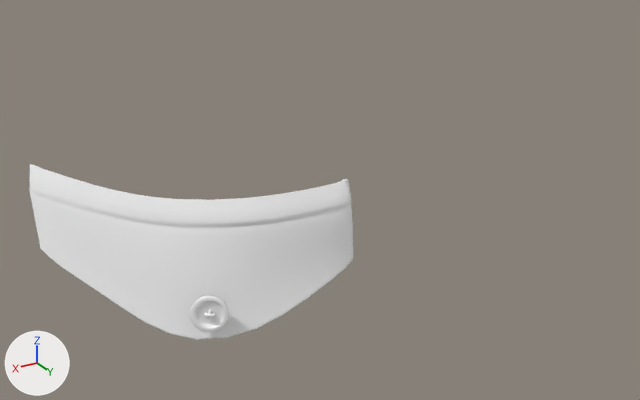
An edit to the glTF model public/models/pants/BackPockets/Flap.gltf, drawn before and after from the same camera.
Rendered twice from a 50 mm camera at (0.209, 0.393, 0.562) aimed at (0.031, 0.095, 0.413). The lights are fixed; the arrows at lower left show +X, +Y and +Z. The older version comes first. Where no turn or scale is listed for an object, it has been applied to the vertices. Vertices at exactly the same position are counted once.

The first picture shows 'S14.011'.
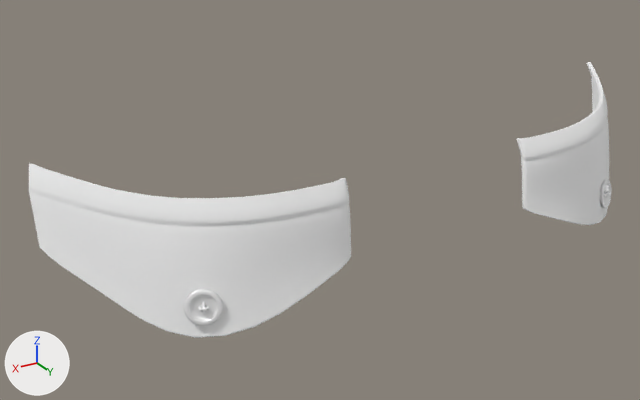
Pixel boxes [x1, y1, x2, y2] of what changed, in the pictures (640 x 400 px; the box of a moved part takes in the faces that stretch with it):
'S14.011', reshaped, moved (80% wider, 56% taller)
    before: [30, 164, 353, 340]
    after: [29, 62, 611, 338]
part 1 of me_s14_circle_002, moved or reshaped
    before: [190, 295, 229, 332]
    after: [184, 289, 223, 326]
part 2 of me_s14_circle_002, added
    after: [600, 179, 611, 208]
part 3 of me_s14_circle_002, added
    after: [516, 62, 609, 225]
part 4 of me_s14_circle_002, moved or reshaped
    before: [208, 309, 211, 319]
    after: [202, 302, 205, 313]
part 5 of me_s14_circle_002, moved or reshaped
    before: [204, 313, 215, 317]
    after: [198, 306, 209, 310]

Patch to the scene script:
```diff
--- a/public/models/pants/BackPockets/Flap.gltf.py
+++ b/public/models/pants/BackPockets/Flap.gltf.py
@@ me_s14_circle_002 @@
 # used by ob_s14_011; location = (0.0011, 0.0059, 0.2398)
-me_s14_circle_002.from_pydata(...)  # 1844 vertices, 3632 faces; spans x 0.0424..0.1455, y 0.0724..0.1394, z 0.1496..0.2068
+me_s14_circle_002.from_pydata(...)  # 3688 vertices, 7264 faces; spans x -0.1455..0.1455, y 0.0724..0.1394, z 0.1496..0.2068
+# me_s14_circle_002 part 1: the loose piece of 1034 vertices spanning x 0.0954..0.1081, y 0.1299..0.137, z 0.1551..0.1686 is moved by (0.0, -0.0039, 0.0)
+# me_s14_circle_002 part 2: the loose piece of 1034 vertices spanning x 0.0954..0.1081, y 0.1299..0.137, z 0.1551..0.1686 is copied, and the copy is mirrored in x about its middle, then moved by (-0.2035, -0.0039, 0.0); it spans x -0.1081..-0.0954, y 0.1261..0.1332, z 0.1551..0.1686
+# me_s14_circle_002 part 3: the loose piece of 570 vertices spanning x 0.0424..0.1455, y 0.0724..0.1394, z 0.1496..0.2068 is copied, and the copy is mirrored in x about the mesh origin; it spans x -0.1455..-0.0424, y 0.0724..0.1394, z 0.1496..0.2068
+# me_s14_circle_002 part 4: the loose piece of 120 vertices spanning x 0.1011..0.1027, y 0.1328..0.1349, z 0.16..0.1638 is moved by (0.0, -0.0039, 0.0)
+# me_s14_circle_002 part 5: the loose piece of 120 vertices spanning x 0.1..0.1039, y 0.1324..0.1357, z 0.1613..0.1626 is moved by (0.0, -0.0039, 0.0)
+# other edits to the shape of me_s14_circle_002 do not show in these pictures
 me_s14_circle_002.materials.append(mat_material_070)
@@ ob_s14_011 @@
 ob_s14_011 = bpy.data.objects.new('S14.011', me_s14_circle_002)
-ob_s14_011.location = (0.0011, 0.0059, 0.2398)
+ob_s14_011.location = (0.0011, 0.0045, 0.2398)
```
